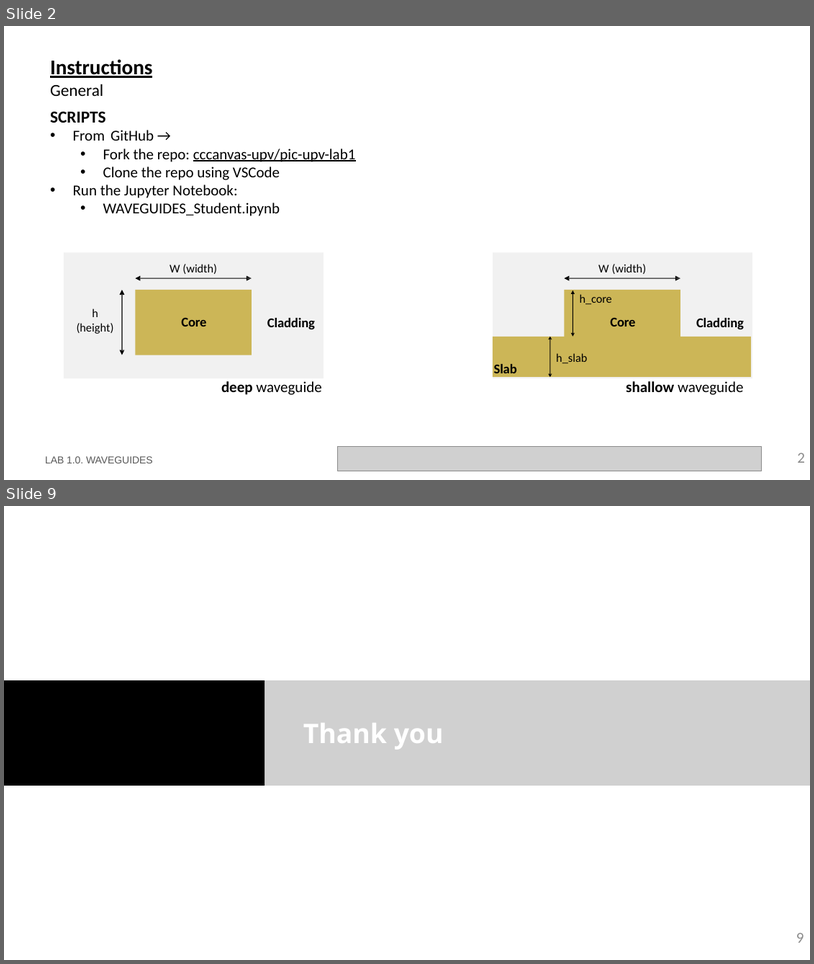
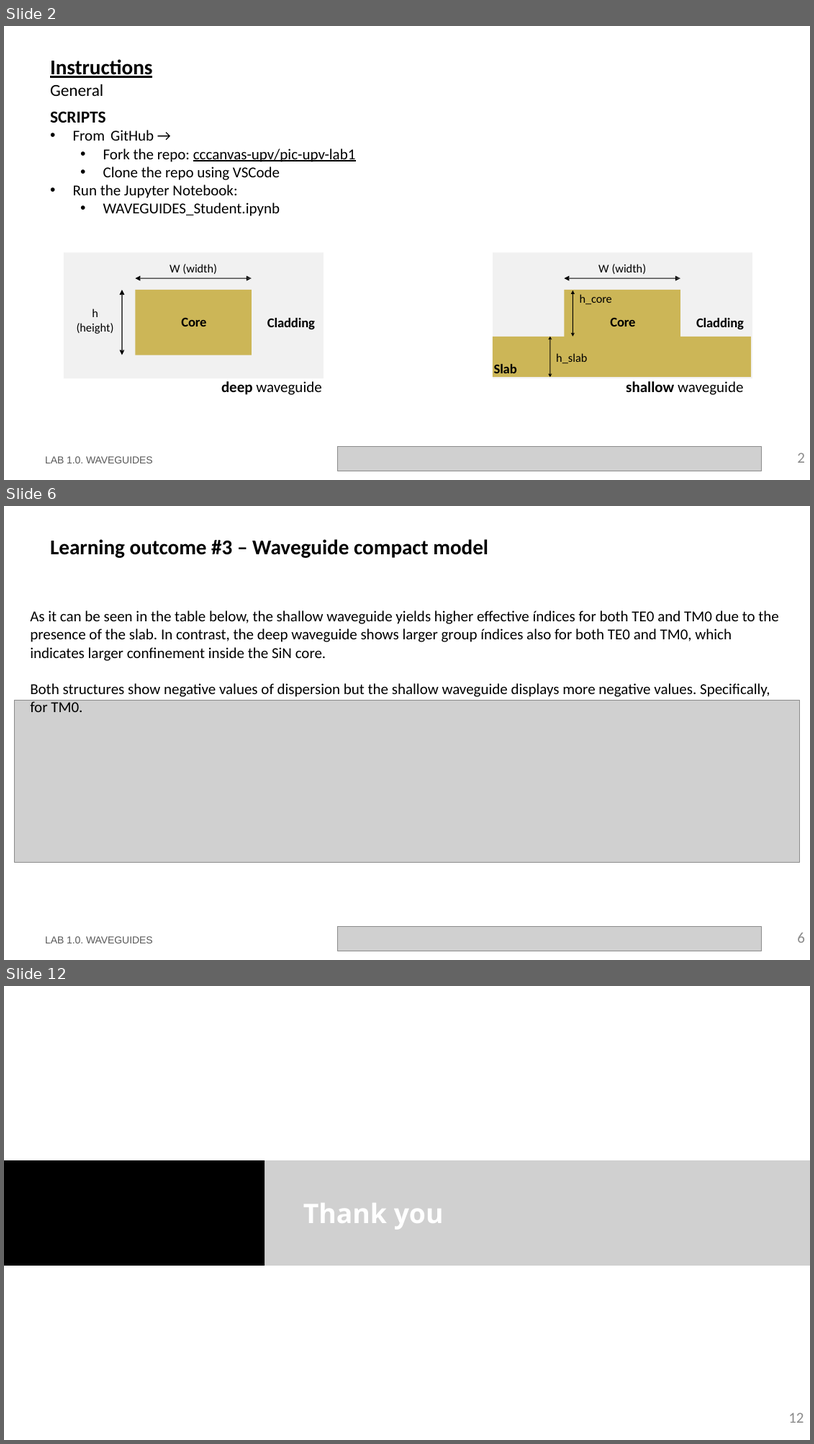
Before and after one commit to mromgar1/pic-upv-lab1, a slide deck: LabBook_10.pptx. Shown one above the other, each under a label of ours: slides 2 and 9 before the commit, slides 2, 6 and 12 after it; the slides between them are not shown. The pictures are 814x964 and 814x1444 pixels, drawn with LibreOffice and Linux fonts; fonts in the diff are those of the drawing; grey boxes stand for pictures; background and template pictures are left out. Boxes give left, top, right and bottom in pixels: in the first picture for what was removed or moved away, otherwise in the second. Text is boxed around its words. In the diff, an @@ line names an element or a change of style, - is before the commit and + after.

```diff
--- a/LabBook_10.pptx
+++ b/LabBook_10.pptx
@@ slide 6 added at (4, 506, 810, 960), background #FFFFFF @@
@@ title added at (50, 539, 489, 558), 25 pt, text #000000, bold @@
+Learning outcome #3 – Waveguide compact model
@@ text added at (30, 610, 779, 712), 18 pt, text #000000 @@
+As it can be seen in the table below, the shallow waveguide yields higher effective índices for both TE0 and TM0 due to the presence of the slab. In contrast, the deep waveguide shows larger group índices also for both TE0 and TM0, which indicates larger confinement inside the SiN core.
+Both structures show negative values of dispersion but the shallow waveguide displays more negative values. Specifically, for TM0.
@@ picture added at (14, 700, 801, 862) @@
@@ text added at (45, 936, 153, 943), 12 pt, text #585858 @@
+LAB 1.0. WAVEGUIDES
@@ picture added at (338, 926, 762, 951) @@
@@ page number added at (797, 932, 805, 942), 18 pt, text #8C8C8C @@
+6
@@ what was slide 9 is now slide 12 @@
@@ page number at (789, 1412, 804, 1422): text changed @@
-9
+12
```
Also in this commit, not shown: 4 slides changed, 4 other slides added, 2 slides removed.
